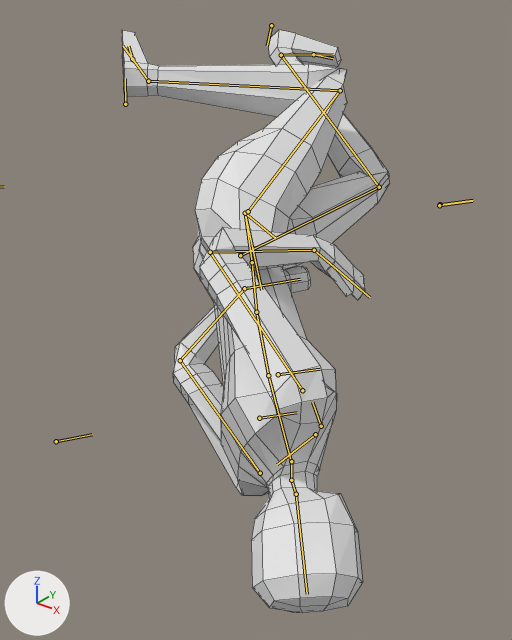
What one commit did to the Blender file Assets/Models/Environment/Character01_Sculpt2_Rig_Combined.blend.
One viewpoint serves both versions: a 50 mm lens placed at (5.47, -6.63, 4.55), pointed at (0.37, -0.26, 0.6). Arrows for +X, +Y and +Z are at lower left; the lights stay in place. Both versions are drawn at frame 9 of the action 'Idle'; the numbers are the values there. The bones that bend it are drawn over the model as lines. Mesh edges are drawn as thin lines.
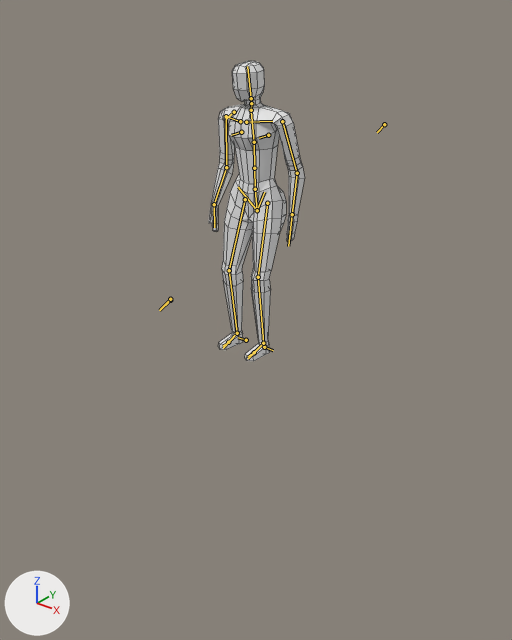
Edits to the bpy script that builds the scene:
```text
Change bone_spine:
    where bone_spine = bpy.data.objects['metarig'].pose.bones['spine']
    bone_spine.location: (0.005, 0.016, 0.133) -> (0.021, -0.018, 0.028)
    bone_spine.rotation_quaternion: (0.289, 0.802, 0.465, 0.241) -> (0.998, -0.058, 0.006, 0.008)  # degrees (136, -7, 63) -> degrees (-7, 1, 1)
    bone_spine.scale: (2.6, 2.6, 2.6) -> (1.0, 1.0, 1.0)
Change bone_spine_001:
    where bone_spine_001 = bpy.data.objects['metarig'].pose.bones['spine.001']  # child of 'spine'
    bone_spine_001.rotation_quaternion: (0.988, 0.152, -0.023, -0.001) -> (0.995, 0.1, -0.023, 0.0)  # degrees (17, -3, 0) -> degrees (11, -3, 0)
Change bone_spine_002:
    where bone_spine_002 = bpy.data.objects['metarig'].pose.bones['spine.002']  # child of 'spine.001'
    bone_spine_002.rotation_quaternion: (0.999, 0.005, 0.041, -0.01) -> (0.999, -0.034, 0.002, 0.002)  # degrees (0, 5, -1) -> degrees (-4, 0, 0)
Change bone_spine_006:
    where bone_spine_006 = bpy.data.objects['metarig'].pose.bones['spine.006']  # child of 'spine.005'
    bone_spine_006.rotation_quaternion: (0.992, -0.121, 0.015, -0.002) -> (0.999, -0.019, 0.043, -0.02)  # degrees (-14, 2, 0) -> degrees (-2, 5, -2)
Change bone_hand_ik:
    where bone_hand_ik = bpy.data.objects['metarig'].pose.bones['hand_IK']
    bone_hand_ik.location: (0.665, -0.308, 0.361) -> (0.616, -0.739, -0.01)
    bone_hand_ik.rotation_quaternion: (0.822, -0.378, 0.094, -0.422) -> (0.701, -0.056, -0.081, -0.706)  # degrees (-45, -9, -50) -> degrees (2, -11, -91)
    bone_hand_ik.scale: (3.54, 3.54, 3.54) -> (1.36, 1.36, 1.36)
Change bone_hand_ik_r:
    where bone_hand_ik_r = bpy.data.objects['metarig'].pose.bones['hand_IK_R']
    bone_hand_ik_r.location: (-1.206, -0.979, 0.045) -> (-0.643, -0.742, 0.092)
    bone_hand_ik_r.rotation_quaternion: (0.185, -0.524, -0.38, 0.739) -> (0.649, 0.069, 0.043, 0.756)  # degrees (-78, 39, 120) -> degrees (9, -3, 98)
    bone_hand_ik_r.scale: (2.6, 2.6, 2.6) -> (1.0, 1.0, 1.0)
Change bone_foot_ik:
    where bone_foot_ik = bpy.data.objects['metarig'].pose.bones['foot_IK']
    bone_foot_ik.location: (-1.052, -0.737, -1.416) -> (0.057, -0.01, 0.089)
    bone_foot_ik.rotation_quaternion: (-0.436, 0.715, -0.322, -0.441) -> (0.999, 0.006, 0.026, 0.045)  # degrees (-124, 66, -11) -> degrees (1, 3, 5)
    bone_foot_ik.scale: (4.2, 4.2, 4.2) -> (1.61, 1.61, 1.61)
Change bone_foot_ik_r:
    where bone_foot_ik_r = bpy.data.objects['metarig'].pose.bones['foot_IK_R']
    bone_foot_ik_r.location: (-0.604, -1.87, -1.059) -> (-0.013, -0.016, 0.093)
    bone_foot_ik_r.rotation_quaternion: (0.307, 0.815, 0.209, -0.444) -> (0.999, -0.016, 0.045, 0.001)  # degrees (143, 59, 7) -> degrees (-2, 5, 0)
    bone_foot_ik_r.scale: (4.2, 4.2, 4.2) -> (1.61, 1.61, 1.61)
Change bone_foot_ik_r_hint:
    where bone_foot_ik_r_hint = bpy.data.objects['metarig'].pose.bones['foot_IK_R_Hint']
    bone_foot_ik_r_hint.location: (0.93, -1.607, 0.487) -> (0.055, 0.246, 0.093)
    bone_foot_ik_r_hint.rotation_quaternion: (0.286, 0.805, 0.179, -0.488) -> (1.0, 0.0, 0.0, 0.0)  # degrees (141, 63, 1) -> degrees (0, 0, 0)
    bone_foot_ik_r_hint.scale: (2.6, 2.6, 2.6) -> (1.0, 1.0, 1.0)
Change bone_foot_ik_l_hint:
    where bone_foot_ik_l_hint = bpy.data.objects['metarig'].pose.bones['foot_IK_L_Hint']
    bone_foot_ik_l_hint.location: (0.717, -1.593, 0.488) -> (-0.159, 0.242, 0.09)
    bone_foot_ik_l_hint.rotation_quaternion: (0.286, 0.805, 0.179, -0.488) -> (1.0, 0.0, 0.0, 0.0)  # degrees (141, 63, 1) -> degrees (0, 0, 0)
    bone_foot_ik_l_hint.scale: (2.6, 2.6, 2.6) -> (1.0, 1.0, 1.0)
Change bone_elbow_ik_l_hint:
    where bone_elbow_ik_l_hint = bpy.data.objects['metarig'].pose.bones['elbow_IK_L_Hint']
    bone_elbow_ik_l_hint.location: (-0.662, 2.543, -0.972) -> (-0.184, -0.128, 0.217)
    bone_elbow_ik_l_hint.rotation_quaternion: (0.286, 0.805, 0.179, -0.488) -> (1.0, 0.0, 0.0, 0.0)  # degrees (141, 63, 1) -> degrees (0, 0, 0)
    bone_elbow_ik_l_hint.scale: (2.6, 2.6, 2.6) -> (1.0, 1.0, 1.0)
Change bone_elbow_ik_r_hint:
    where bone_elbow_ik_r_hint = bpy.data.objects['metarig'].pose.bones['elbow_IK_R_Hint']
    bone_elbow_ik_r_hint.location: (-0.45, 2.438, 1.6) -> (0.0, 0.11, 0.121)
    bone_elbow_ik_r_hint.rotation_quaternion: (0.286, 0.805, 0.179, -0.488) -> (1.0, 0.0, 0.0, 0.0)  # degrees (141, 63, 1) -> degrees (0, 0, 0)
    bone_elbow_ik_r_hint.scale: (2.6, 2.6, 2.6) -> (1.0, 1.0, 1.0)
```

Location of each change, (x1, y1, x2, y2) in pixels of the pictures (512 x 640 px):
'Cube', posed (64% narrower, 48% shorter)
    before: (122, 30, 390, 613)
    after: (209, 61, 305, 361)
bone 'spine', root to tip
    before: (245, 213) to (252, 262)
    after: (257, 210) to (255, 189)
bone 'spine.001', root to tip
    before: (252, 262) to (256, 312)
    after: (255, 189) to (254, 168)
bone 'spine.002', root to tip
    before: (256, 312) to (268, 375)
    after: (254, 168) to (254, 142)
bone 'spine.006', root to tip
    before: (296, 494) to (307, 594)
    after: (251, 98) to (247, 66)
bone 'hand_IK', root to tip
    before: (314, 250) to (370, 297)
    after: (292, 214) to (288, 246)
bone 'hand_IK_R', root to tip
    before: (244, 288) to (300, 279)
    after: (214, 204) to (214, 227)
bone 'foot_IK', root to tip
    before: (148, 81) to (123, 46)
    after: (263, 343) to (248, 358)
bone 'foot_IK_R', root to tip
    before: (281, 55) to (333, 54)
    after: (237, 333) to (223, 348)
bone 'foot_IK_R_Hint', root to tip
    before: (440, 204) to (473, 200)
    after: (170, 300) to (159, 310)
bone 'foot_IK_L_Hint', root to tip
    before: (439, 205) to (472, 201)
    after: (170, 299) to (160, 309)
bone 'elbow_IK_R_Hint', root to tip
    before: (56, 441) to (92, 434)
    after: (234, 112) to (226, 119)
